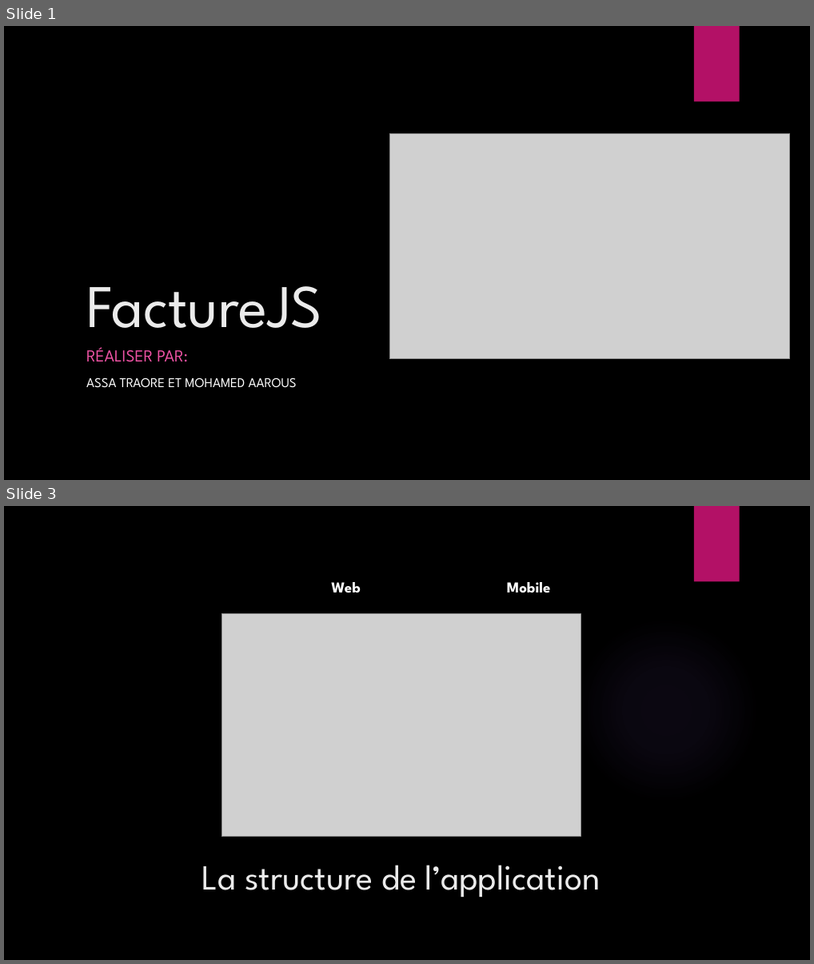
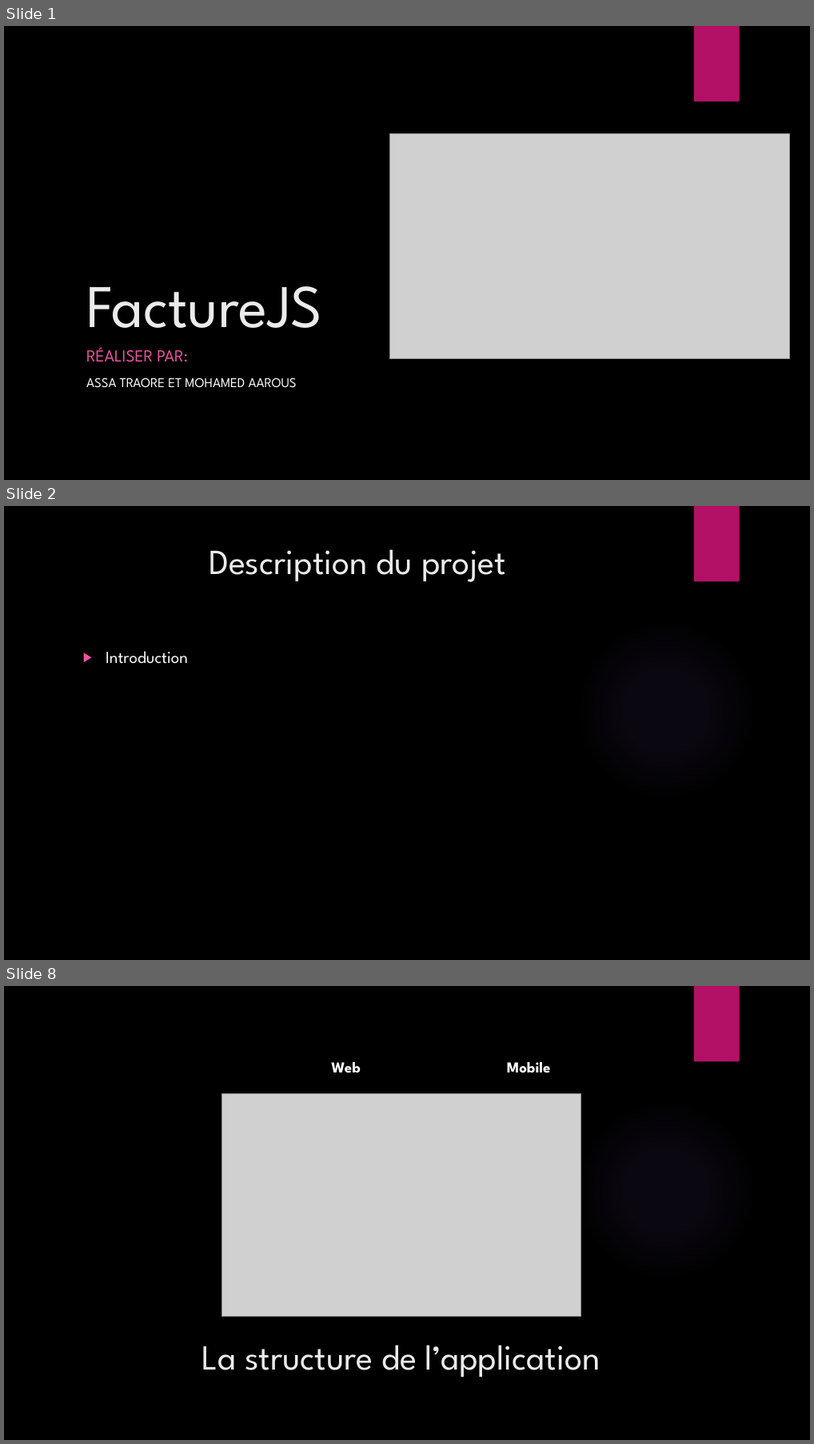
Before and after one commit to medaros/projet_facture_js, a slide deck: pdf/FactureJS - Pésentation.pptx. Shown one above the other, each under a label of ours: slides 1 and 3 before the commit, slides 1, 2 and 8 after it; the slides between them are not shown. The pictures are 814x964 and 814x1444 pixels, drawn with LibreOffice and Linux fonts; fonts in the diff are those of the drawing; grey boxes stand for pictures; background and template pictures are left out. Boxes give left, top, right and bottom in pixels: in the first picture for what was removed or moved away, otherwise in the second. Text is boxed around its words. In the diff, an @@ line names an element or a change of style, - is before the commit and + after.

```diff
--- a/pdf/FactureJS - Pésentation.pptx
+++ b/pdf/FactureJS - Pésentation.pptx
@@ slide 2 added at [4,506,810,960], background picture (left out); not listed: 2 template elements that a slide beside it also shows @@
@@ title added at [209,549,506,582], 42 pt, text #EBEBEB @@
+Description du projet
@@ text added at [106,651,188,664], 20 pt, text #FFFFFF @@
+▶ Introduction
@@ what was slide 3 is now slide 8 @@
```
Also in this commit, not shown: 1 slide changed, 5 other slides added, 1 other file.
